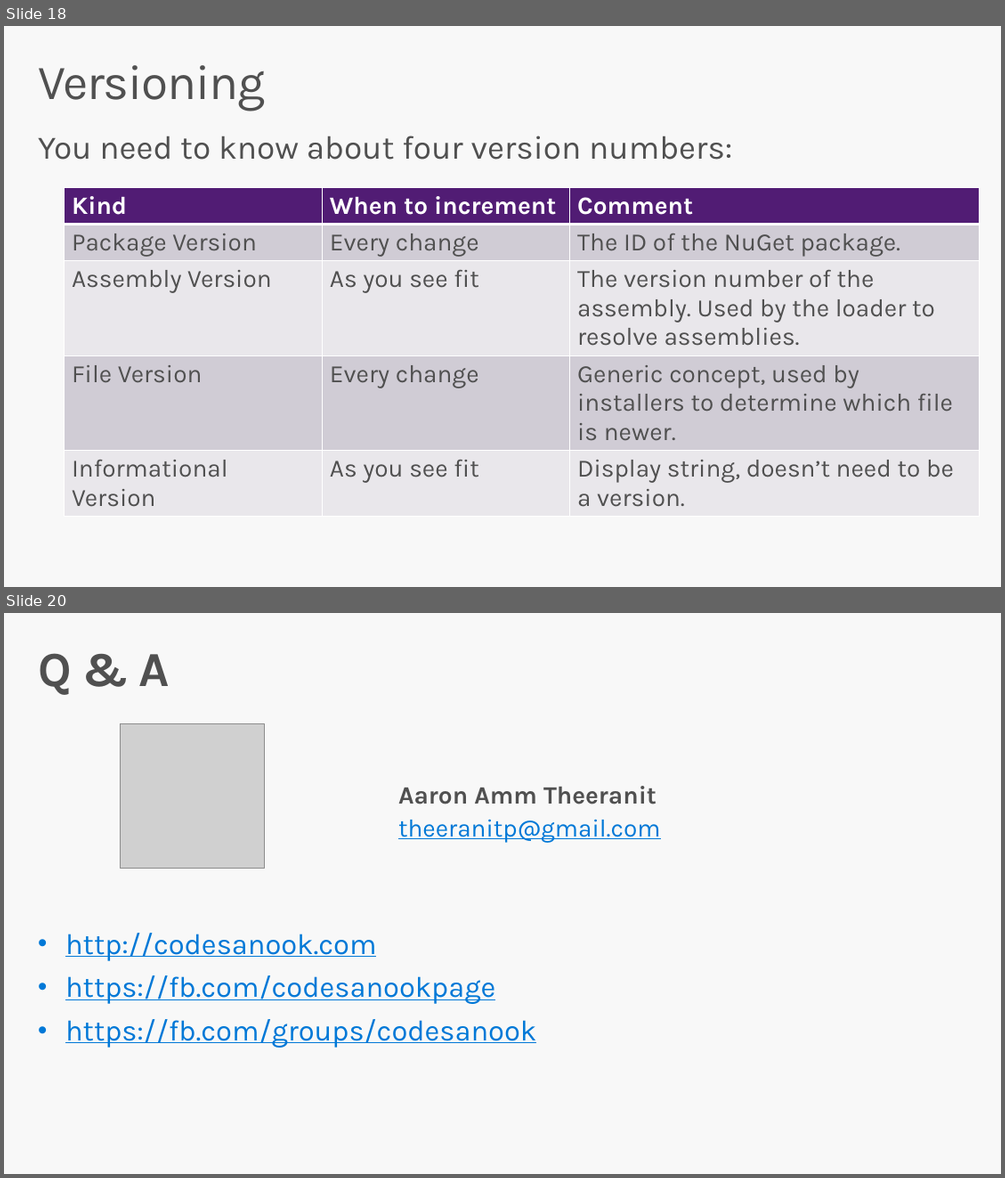
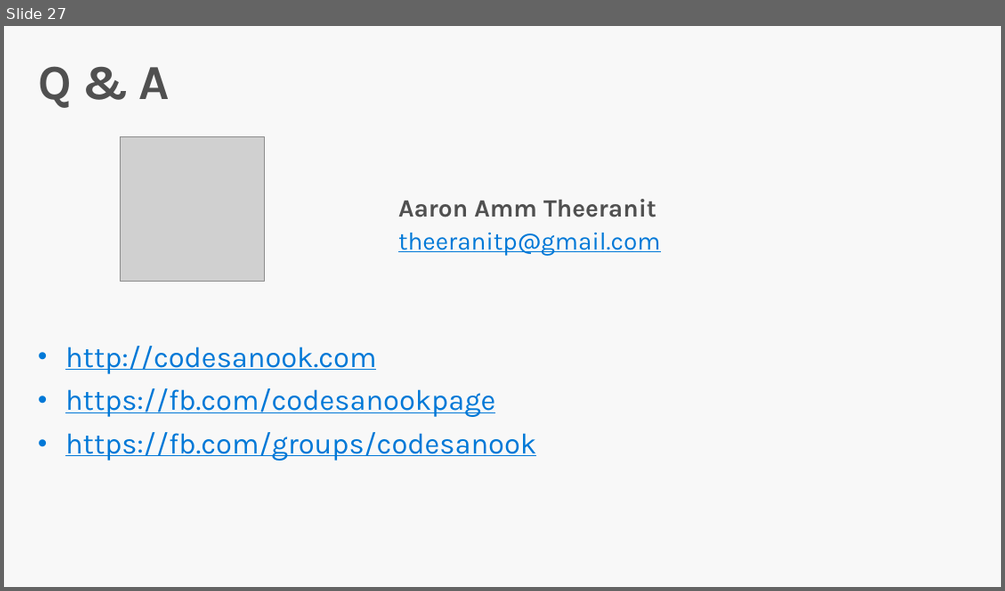
Before and after one commit to DotNetConfTh/dotnetconfth.github.io, a slide deck: dotnetconf/Technical/Decks/Aaron_NetStandard/Build Great Libraries using .NET Standard-Aaron.pptx. Shown one above the other, each under a label of ours: slides 18 and 20 before the commit, slide 27 after it; the slides between them are not shown. The pictures are 1005x1178 and 1005x591 pixels, drawn with LibreOffice and Linux fonts; fonts in the diff are those of the drawing; grey boxes stand for pictures; background and template pictures are left out. Boxes give left, top, right and bottom in pixels: in the first picture for what was removed or moved away, otherwise in the second. Text is boxed around its words. In the diff, an @@ line names an element or a change of style, - is before the commit and + after.

```diff
--- a/dotnetconf/Technical/Decks/Aaron_NetStandard/Build Great Libraries using .NET Standard-Aaron.pptx
+++ b/dotnetconf/Technical/Decks/Aaron_NetStandard/Build Great Libraries using .NET Standard-Aaron.pptx
@@ slide 18 removed at (4, 26, 1001, 587), background #F8F8F8 @@
@@ title removed at (38, 65, 266, 111) @@
-Versioning
@@ text removed at (38, 135, 732, 160) @@
-You need to know about four version numbers:
@@ table removed at (64, 187, 979, 510), 5 rows, 3 columns @@
-Kind | When to increment | Comment
-Package Version | Every change | The ID of the NuGet package.
-Assembly Version | As you see fit | The version number of the assembly. Used by the loader to resolve assemblies.
-File Version | Every change | Generic concept, used by installers to determine which file is newer.
-Informational Version | As you see fit | Display string, doesn’t need to be a version.
@@ what was slide 20 is now slide 27 @@
```
Also in this commit, not shown: 8 slides changed, 14 slides added, 11 other slides removed.
